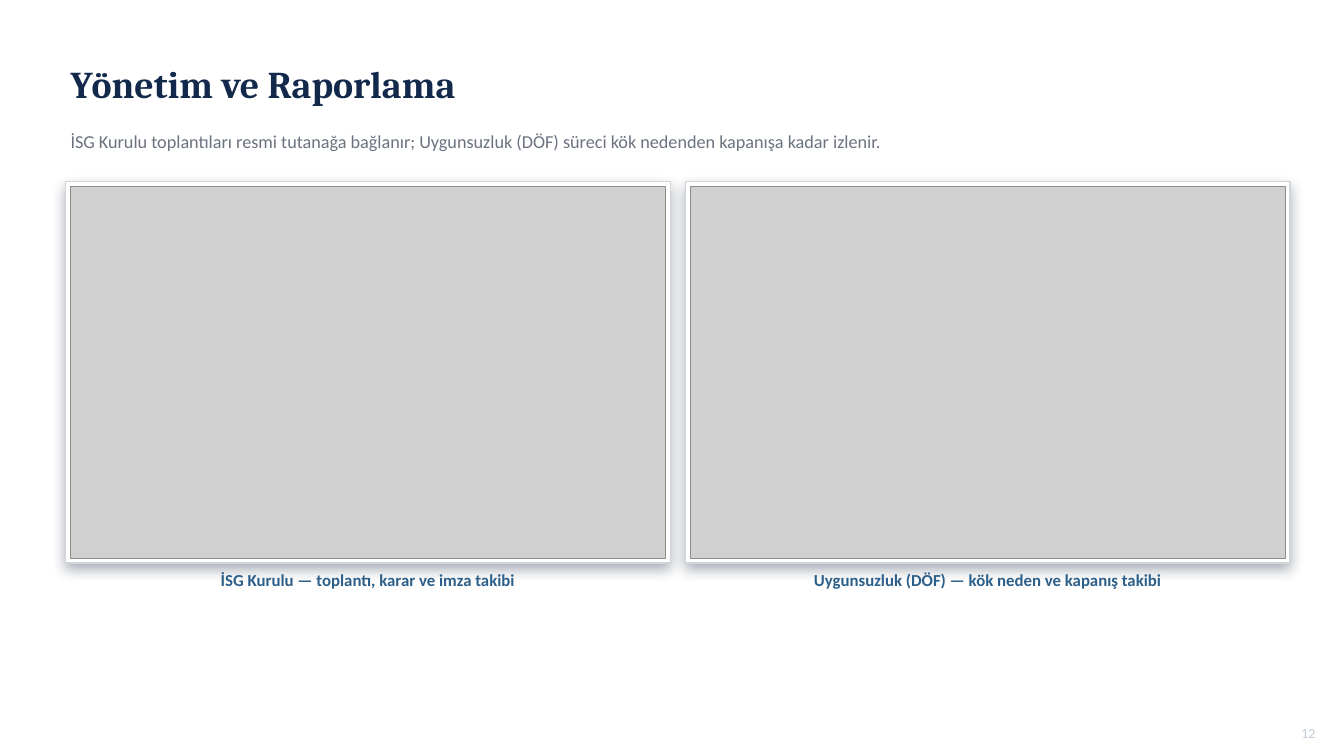
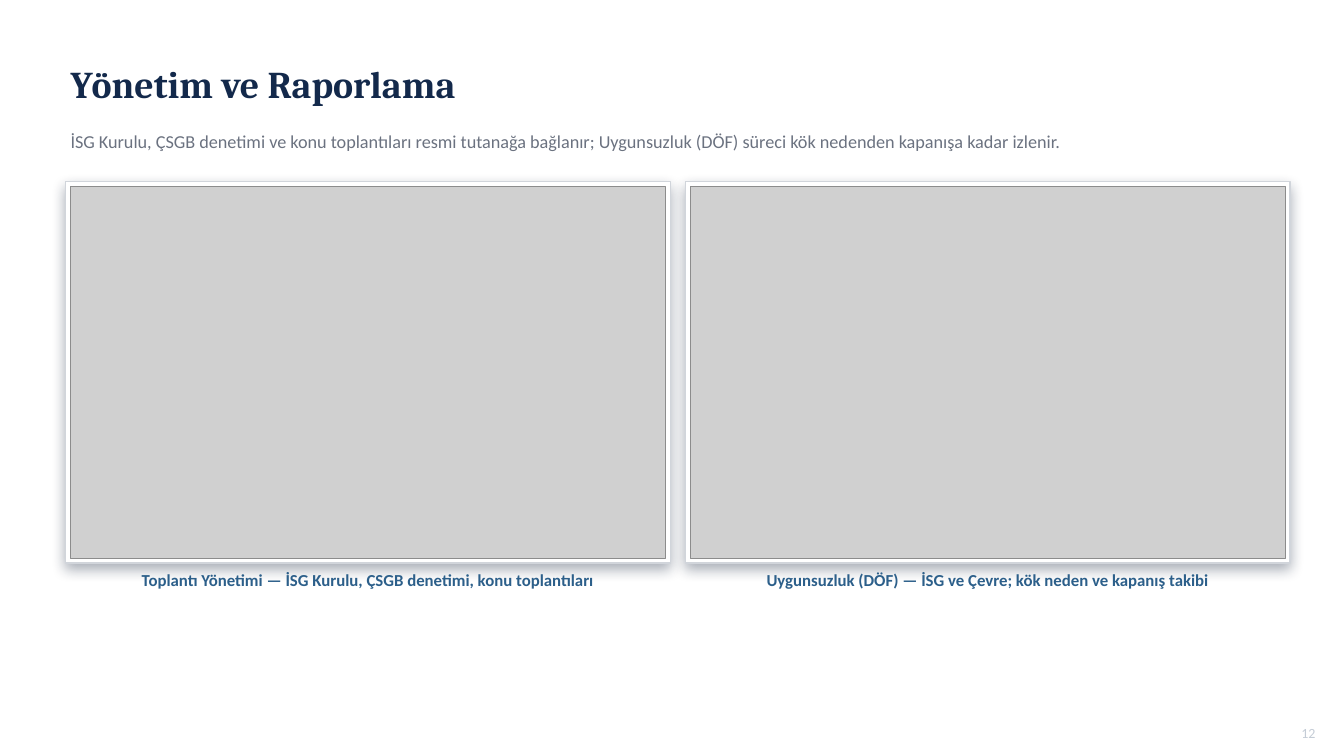
Before and after one commit to yasongun-png/risk360, a slide deck: slide 12 of tanitim/risk360-tanitim.pptx. Drawn at 1344x756 pixels with LibreOffice and Linux fonts; fonts in the diff are those of the drawing; grey boxes stand for pictures. Boxes give left, top, right and bottom in pixels: in the first picture for what was removed or moved away, otherwise in the second. Text is boxed around its words. In the diff, an @@ line names an element or a change of style, - is before the commit and + after.

```diff
--- a/tanitim/risk360-tanitim.pptx
+++ b/tanitim/risk360-tanitim.pptx
@@ text at box(71, 133, 1060, 151): text changed @@
-İSG Kurulu toplantıları resmi tutanağa bağlanır; Uygunsuzluk (DÖF) süreci kök nedenden kapanışa kadar izlenir.
+İSG Kurulu, ÇSGB denetimi ve konu toplantıları resmi tutanağa bağlanır; Uygunsuzluk (DÖF) süreci kök nedenden kapanışa kadar izlenir.
@@ text at box(142, 572, 593, 589): text changed @@
-İSG Kurulu — toplantı, karar ve imza takibi
+Toplantı Yönetimi — İSG Kurulu, ÇSGB denetimi, konu toplantıları
@@ text at box(767, 572, 1208, 589): text changed @@
-Uygunsuzluk (DÖF) — kök neden ve kapanış takibi
+Uygunsuzluk (DÖF) — İSG ve Çevre; kök neden ve kapanış takibi
```
Also in this commit, not shown: 8 other slides changed, 1 other file.
